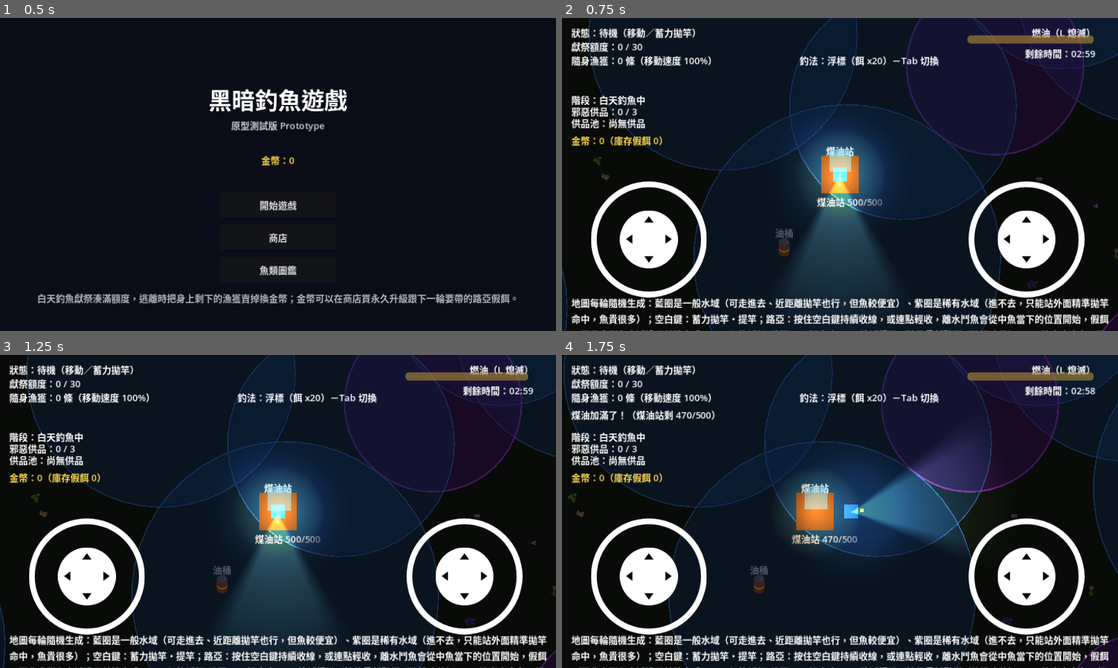
Above: before the commit, frames 1-4 (two rows, left to right).
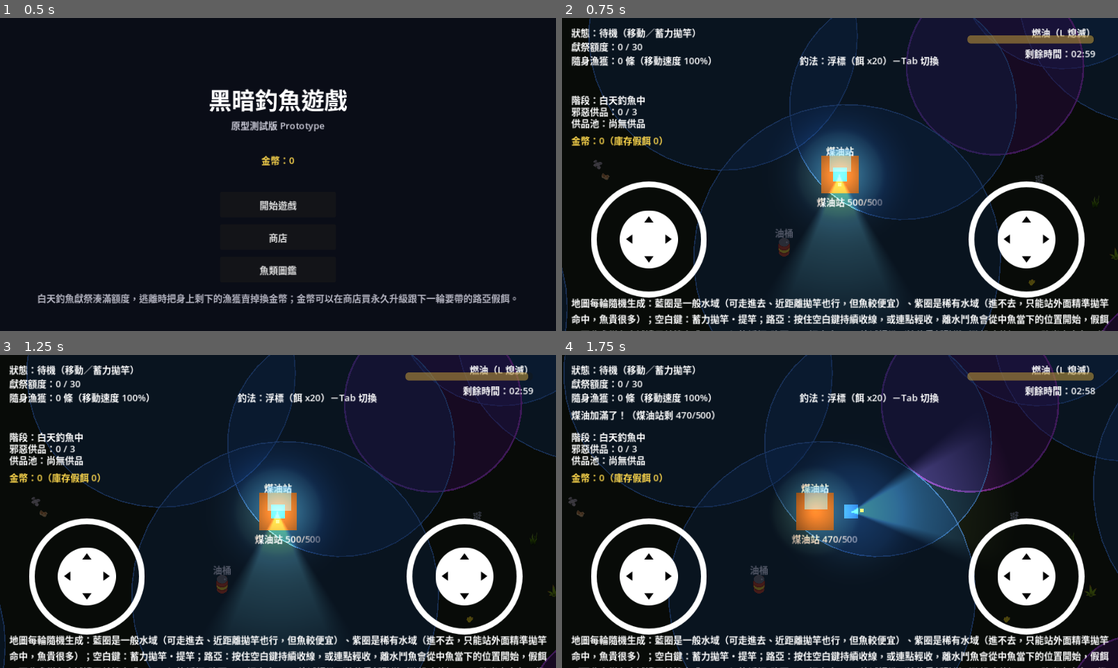
Above: after the commit, the same moments.

Repository: brian18964-bot/fishock
Game: Godot game, scene res://scenes/title_screen.tscn
Two runs of this game, one before a commit and one after it. Both use one fixed random seed, a clock stepped at 60 frames per second and the inputs below.
Inputs (mouse positions are in pixels of both pictures, inside the frame that each line leads up to):
- Up to frame 1 (0.5 s): no input
- Up to frame 2 (0.75 s): click "開始遊戲" at 0.5 s
- Up to frame 3 (1.25 s): no input
- Up to frame 4 (1.75 s): tap Enter at 1.25 s; move the mouse to (962, 495) at 1.27 s; hold Right (ui_right) from 1.28 s (still down); hold F from 1.28 s (still down); click (962, 495) at 1.42 s; tap Space at 1.52 s

Frame 1 is identical in both runs. In frame 2, 0.1% of the frame differs, in the area x 5-100%, y 44-87%; in frame 3, 0.1%; in frame 4, 0.1%.

Commit message:
Add two rock variants and path-stone ground cover
Obstacles now pick one of three Rock_Medium variants (Quaternius
Stylized Nature MegaKit, CC0), all x1.45. Collision and the light
occluder are an octagon built per instance from that rock's measured
ground footprint (obstacle.gd, with apply_variant() to force one).
Verified in-game with the collision overlay that each octagon sits
under its rock's base, and that facets light from the lantern's side
with shadows cast away from it.

The two new rocks were modeled with their origin well off their base
(up to 1.4 units) and partly below ground, so render_sprite.py gains
--recenter to center a model's ground footprint on the origin; measure
now also reports the footprint.

Ground cover gains a path_stone kind (three cobblestone patches) and
per-kind anchor offsets; scatter count 70 -> 80 for the eighth kind.

Co-Authored-By: Claude Opus 5.5 <noreply@anthropic.com>
Claude-Session: https://claude.ai/code/session_01E8ouZNnFGnS8DUZSFp8fpg

Diff:
--- a/scenes/obstacle.tscn
+++ b/scenes/obstacle.tscn
@@ -1,24 +1,12 @@
-[gd_scene load_steps=6 format=3]
+[gd_scene load_steps=2 format=3]
 
-[ext_resource type="Texture2D" path="res://assets/sprites/rock/rock_medium_55deg_albedo.png" id="1"]
-[ext_resource type="Texture2D" path="res://assets/sprites/rock/rock_medium_55deg_normal.png" id="2"]
-
-[sub_resource type="CanvasTexture" id="RockTexture"]
-diffuse_texture = ExtResource("1")
-normal_texture = ExtResource("2")
-
-[sub_resource type="OccluderPolygon2D" id="RockFootprint"]
-polygon = PackedVector2Array(26, 1, 17.2, 15.1, -4, 21, -25.2, 15.1, -34, 1, -25.2, -13.1, -4, -19, 17.2, -13.1)
+[ext_resource type="Script" path="res://scripts/obstacle.gd" id="1"]
 
 [node name="Obstacle" type="StaticBody2D"]
+script = ExtResource("1")
 
 [node name="Visual" type="Sprite2D" parent="."]
-texture = SubResource("RockTexture")
-offset = Vector2(0, -18.16)
-scale = Vector2(0.5, 0.5)
 
 [node name="CollisionPolygon2D" type="CollisionPolygon2D" parent="."]
-polygon = PackedVector2Array(26, 1, 17.2, 15.1, -4, 21, -25.2, 15.1, -34, 1, -25.2, -13.1, -4, -19, 17.2, -13.1)
 
 [node name="LightOccluder2D" type="LightOccluder2D" parent="."]
-occluder = SubResource("RockFootprint")
--- a/scripts/ground_cover.gd
+++ b/scripts/ground_cover.gd
@@ -8,11 +8,15 @@
 
 const SPRITE_SCALE := 0.5
 
-## offset: where the ground point sits relative to the texture center.
-## Clovers: 48x48 canvas, center_y 0.651. Everything else: 64x64,
-## center_y 0.635. Both at 27.108 px/unit, so offset.y = -center_y * 27.108.
-const CLOVER_OFFSET := Vector2(0, -17.65)
-const FLOWER_OFFSET := Vector2(0, -17.21)
+## offset: where the ground point sits relative to the texture center,
+## -center_y * 27.108 px/unit. Clovers: 48x48 canvas, center_y 0.651. Path
+## stones: 48x48, center_y 0 (flat, centered). Everything else: 64x64,
+## center_y 0.635.
+const DEFAULT_OFFSET := Vector2(0, -17.21)
+const KIND_OFFSETS := {
+	"clover": Vector2(0, -17.65),
+	"path_stone": Vector2.ZERO,
+}
 
 ## Picked kind-first, then variant, so kinds with many models (five petal
 ## cards) don't crowd out kinds with fewer.
@@ -24,6 +28,7 @@
 	"grass": ["grass_wispy", "grass_wispy_2", "grass"],
 	"mushroom": ["mushroom", "mushroom_laetiporus"],
 	"plant": ["plant_1", "plant_2", "plant_big_1"],
+	"path_stone": ["rock_path_1", "rock_path_2", "rock_path_3"],
 	"pebble": ["pebble_round", "pebble_round_2", "pebble_round_3", "pebble_round_4", "pebble_round_5",
 		"pebble_square", "pebble_square_2", "pebble_square_3", "pebble_square_4", "pebble_square_5", "pebble_square_6"],
 }
@@ -48,6 +53,9 @@
 	"plant_1": [preload("res://assets/sprites/ground_cover/plant_1_55deg_albedo.png"), preload("res://assets/sprites/ground_cover/plant_1_55deg_normal.png")],
 	"plant_2": [preload("res://assets/sprites/ground_cover/plant_2_55deg_albedo.png"), preload("res://assets/sprites/ground_cover/plant_2_55deg_normal.png")],
 	"plant_big_1": [preload("res://assets/sprites/ground_cover/plant_big_1_55deg_albedo.png"), preload("res://assets/sprites/ground_cover/plant_big_1_55deg_normal.png")],
+	"rock_path_1": [preload("res://assets/sprites/ground_cover/rock_path_1_55deg_albedo.png"), preload("res://assets/sprites/ground_cover/rock_path_1_55deg_normal.png")],
+	"rock_path_2": [preload("res://assets/sprites/ground_cover/rock_path_2_55deg_albedo.png"), preload("res://assets/sprites/ground_cover/rock_path_2_55deg_normal.png")],
+	"rock_path_3": [preload("res://assets/sprites/ground_cover/rock_path_3_55deg_albedo.png"), preload("res://assets/sprites/ground_cover/rock_path_3_55deg_normal.png")],
 	"pebble_round": [preload("res://assets/sprites/ground_cover/pebble_round_55deg_albedo.png"), preload("res://assets/sprites/ground_cover/pebble_round_55deg_normal.png")],
 	"pebble_square": [preload("res://assets/sprites/ground_cover/pebble_square_55deg_albedo.png"), preload("res://assets/sprites/ground_cover/pebble_square_55deg_normal.png")],
 	"pebble_square_2": [preload("res://assets/sprites/ground_cover/pebble_square_2_55deg_albedo.png"), preload("res://assets/sprites/ground_cover/pebble_square_2_55deg_normal.png")],
@@ -69,5 +77,5 @@
 	tex.diffuse_texture = TEXTURES[variant][0]
 	tex.normal_texture = TEXTURES[variant][1]
 	texture = tex
-	offset = CLOVER_OFFSET if kind == "clover" else FLOWER_OFFSET
+	offset = KIND_OFFSETS.get(kind, DEFAULT_OFFSET)
 	scale = Vector2(SPRITE_SCALE, SPRITE_SCALE)
--- a/scripts/map_generator.gd
+++ b/scripts/map_generator.gd
@@ -47,7 +47,7 @@
 const PROP_AVOID_SPAWN_RADIUS := 180.0
 
 const GROUND_COVER_SCENE := preload("res://scenes/ground_cover.tscn")
-const GROUND_COVER_COUNT := 70
+const GROUND_COVER_COUNT := 80
 
 var water_zones: Array = []
 
--- /dev/null
+++ b/scripts/obstacle.gd
@@ -0,0 +1,60 @@
+extends StaticBody2D
+
+## Rock obstacles pre-rendered from Quaternius' Stylized Nature MegaKit (CC0)
+## via tools/render_sprite.py, all x1.45 so they're about the old 60px
+## placeholder box. One variant per obstacle each run; collision and the
+## light occluder are an octagon fitted to that rock's measured ground
+## footprint, so it blocks movement and casts its shadow from its base.
+
+const SPRITE_SCALE := 0.5
+
+## offset: ground point relative to the texture center (-center_y * 27.108).
+## footprint: the rock's base in node-local px (from the model's bottom
+## quarter, depth foreshortened by sin 55deg).
+const VARIANTS := [
+	{"albedo": preload("res://assets/sprites/rock/rock_medium_55deg_albedo.png"),
+	 "normal": preload("res://assets/sprites/rock/rock_medium_55deg_normal.png"),
+	 "offset": Vector2(0, -18.16), "footprint": Rect2(-34, -19, 60, 40)},
+	{"albedo": preload("res://assets/sprites/rock/rock_medium_2_55deg_albedo.png"),
+	 "normal": preload("res://assets/sprites/rock/rock_medium_2_55deg_normal.png"),
+	 "offset": Vector2(0, -20.33), "footprint": Rect2(-32.7, -26.1, 65.4, 52.2)},
+	{"albedo": preload("res://assets/sprites/rock/rock_medium_3_55deg_albedo.png"),
+	 "normal": preload("res://assets/sprites/rock/rock_medium_3_55deg_normal.png"),
+	 "offset": Vector2(0, -20.33), "footprint": Rect2(-31.3, -24.1, 62.6, 48.2)},
+]
+
+@onready var sprite: Sprite2D = $Visual
+@onready var collision: CollisionPolygon2D = $CollisionPolygon2D
+@onready var occluder: LightOccluder2D = $LightOccluder2D
+
+
+func _ready() -> void:
+	apply_variant(randi() % VARIANTS.size())
+
+
+func apply_variant(index: int) -> void:
+	var variant: Dictionary = VARIANTS[index]
+
+	var tex := CanvasTexture.new()
+	tex.diffuse_texture = variant.albedo
+	tex.normal_texture = variant.normal
+	sprite.texture = tex
+	sprite.offset = variant.offset
+	sprite.scale = Vector2(SPRITE_SCALE, SPRITE_SCALE)
+
+	var outline := _octagon(variant.footprint)
+	collision.polygon = outline
+	# Per instance: a shared .tscn occluder would reshape every rock at once.
+	var poly := OccluderPolygon2D.new()
+	poly.polygon = outline
+	occluder.occluder = poly
+
+
+func _octagon(r: Rect2) -> PackedVector2Array:
+	var c := r.get_center()
+	var e := r.size / 2.0
+	var pts := PackedVector2Array()
+	for i in 8:
+		var a := i * TAU / 8.0
+		pts.append(c + Vector2(cos(a) * e.x, sin(a) * e.y))
+	return pts
Binary file added: art_src/ground_cover/rock_path_1.glb
Binary file added: art_src/ground_cover/rock_path_2.glb
Binary file added: art_src/ground_cover/rock_path_3.glb
Binary file added: art_src/rock/rock_medium_2.glb
Binary file added: art_src/rock/rock_medium_3.glb
Binary file added: assets/sprites/ground_cover/rock_path_1_55deg_albedo.png
Not shown, added: assets/sprites/ground_cover/rock_path_1_55deg_albedo.png.import
Binary file added: assets/sprites/ground_cover/rock_path_1_55deg_normal.png
Not shown, added: assets/sprites/ground_cover/rock_path_1_55deg_normal.png.import
Binary file added: assets/sprites/ground_cover/rock_path_2_55deg_albedo.png
Not shown, added: assets/sprites/ground_cover/rock_path_2_55deg_albedo.png.import
Binary file added: assets/sprites/ground_cover/rock_path_2_55deg_normal.png
(and 15 more such lines)
